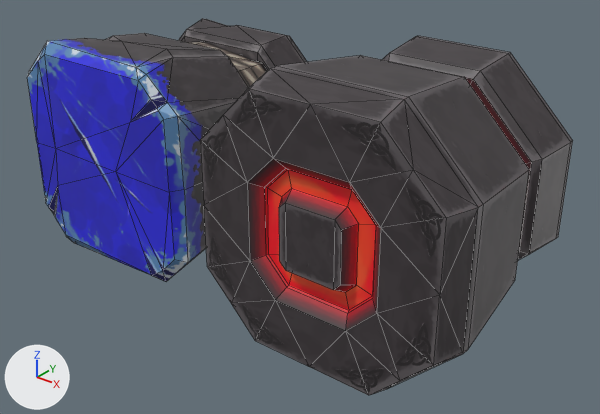
An edit to the OBJ model models/production/exports/magnet_natural.obj, drawn before and after from the same camera.
The view is the same before and after, from a 50 mm camera at (4.75, -4.52, 2.43) aimed at (1.21, -0.1, -0.32). Arrows for +X, +Y and +Z are at lower left; the lights stay in place. Mesh edges are drawn as thin lines. Where no turn or scale is listed for an object, it has been applied to the vertices.

Objects in the first picture: 'electrical-magnet', 'natural-magnet'.
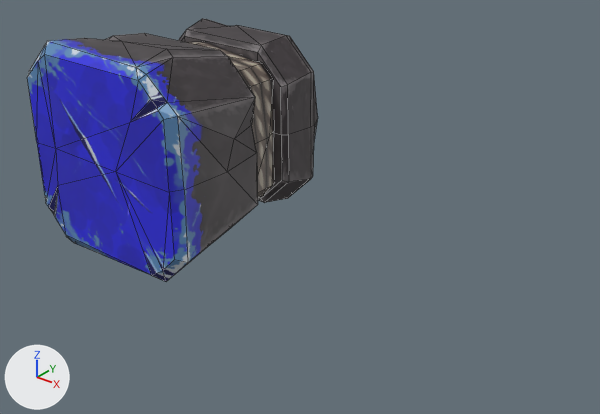
Where the change shows, as pixel boxes [x1, y1, x2, y2] in the pictures (600 x 414 px):
'electrical-magnet', deleted: before [200, 36, 573, 395]

The edits, one by one:
Object 'electrical-magnet' (ob_electrical_magnet) is deleted.
